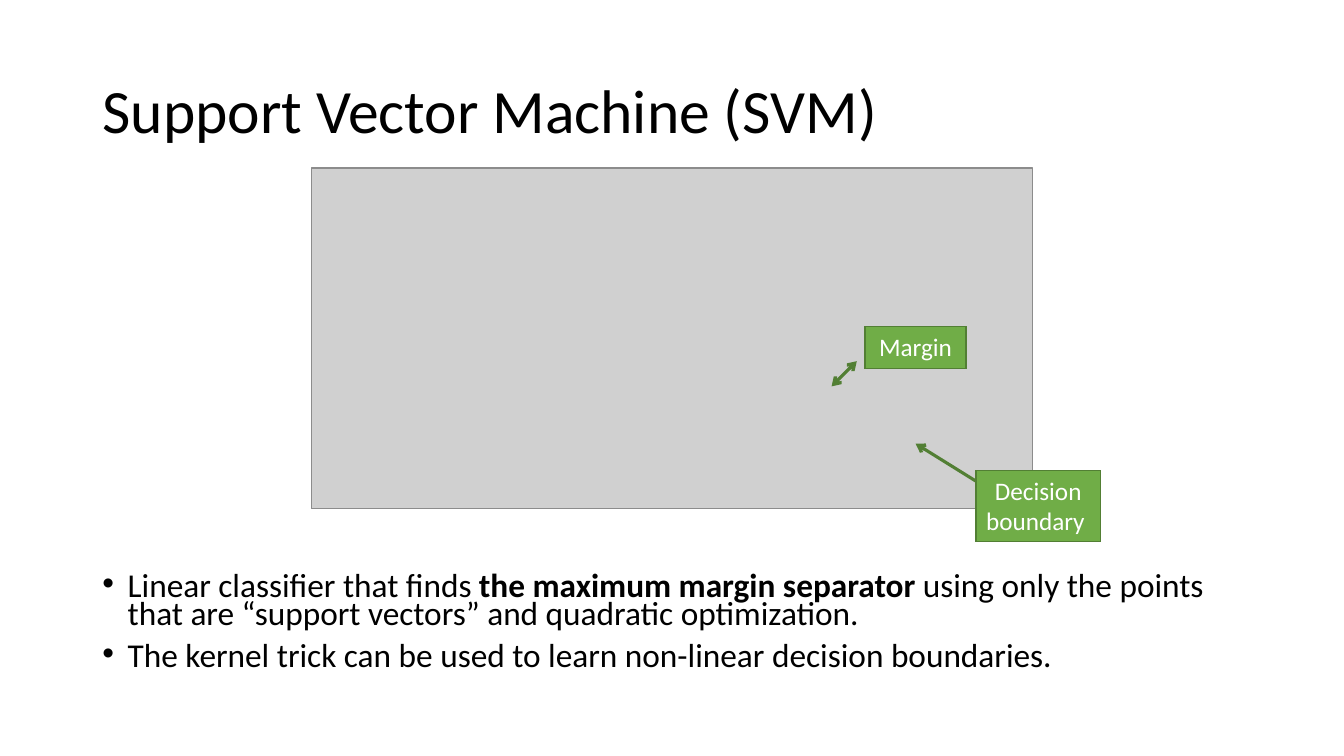
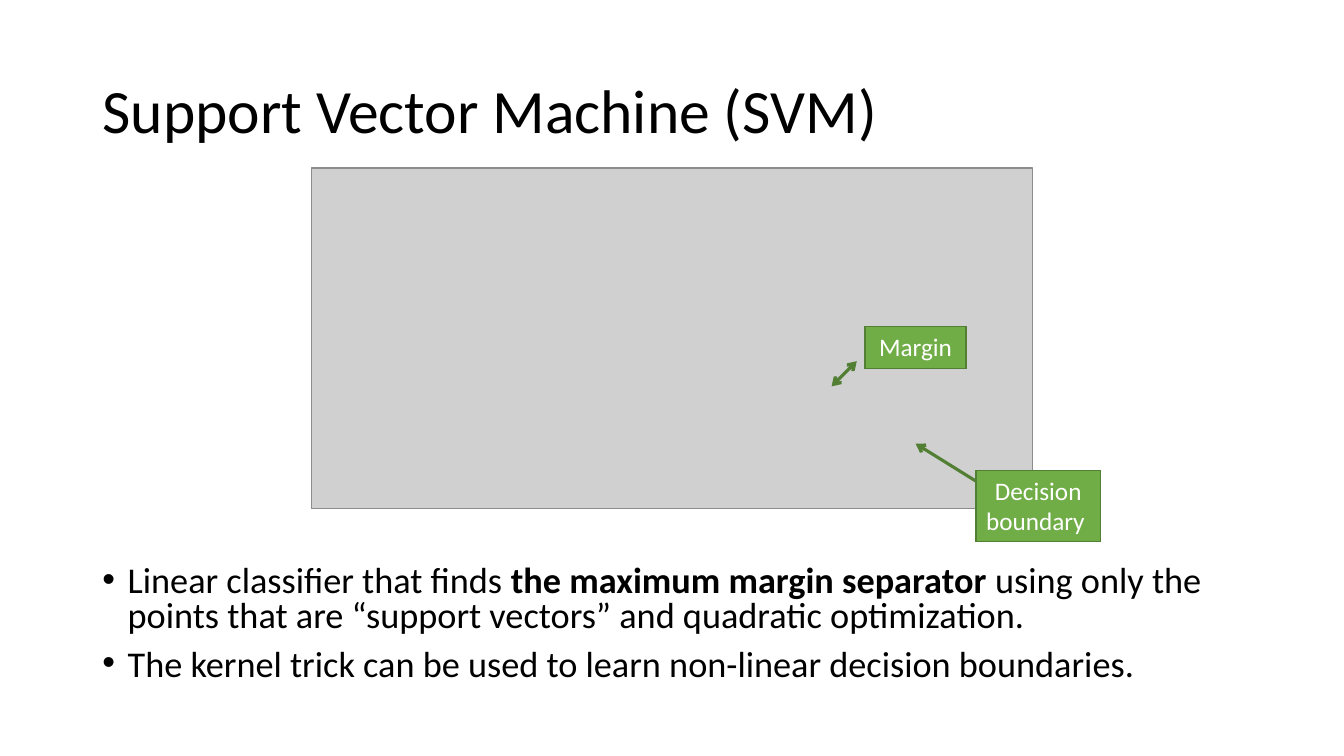
Before and after one commit to mhahsler/CS7320-AI, a slide deck: slide 31 of slides/19_ML_intro.pptx (slide 30 before the commit). Drawn at 1344x756 pixels with LibreOffice and Linux fonts; fonts in the diff are those of the drawing; grey boxes stand for pictures. Boxes give left, top, right and bottom in pixels: in the first picture for what was removed or moved away, otherwise in the second. Text is boxed around its words. In the diff, an @@ line names an element or a change of style, - is before the commit and + after.

```diff
--- a/slides/19_ML_intro.pptx
+++ b/slides/19_ML_intro.pptx
@@ text "Linear classifier that finds the ..." at (128,567,1201,678): size 23.8 to 25.9 pt; line spacing 0.7 to 0.8 @@
```
Also in this commit, not shown: 13 other slides changed, 1 slide added, 1 other file.
